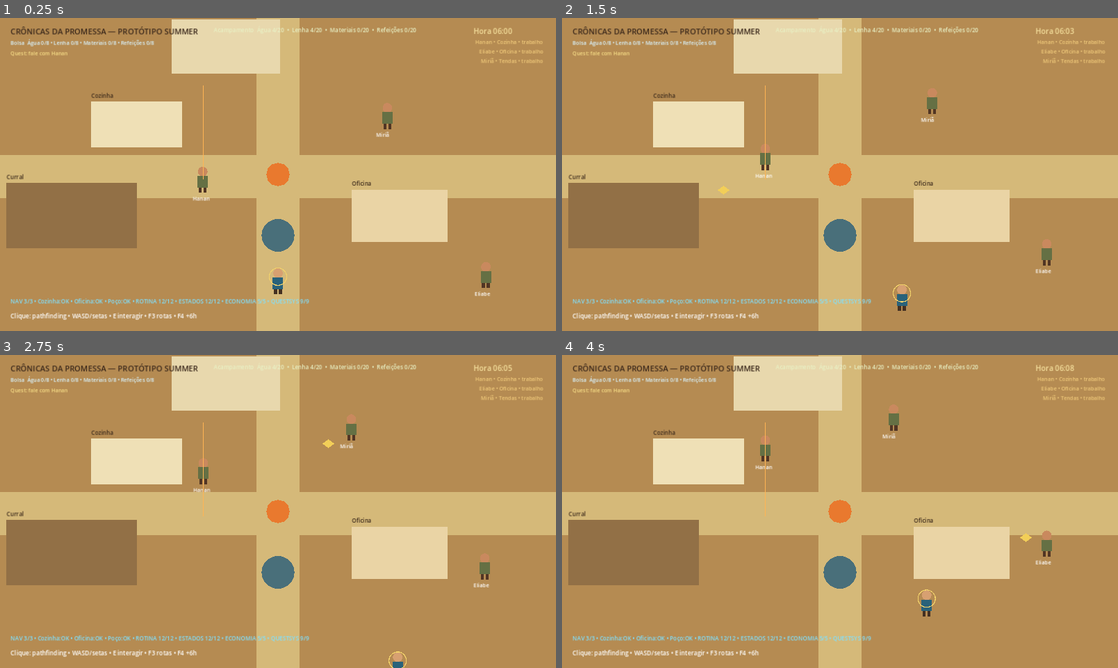
Above: before the commit, frames 1-4 (two rows, left to right).
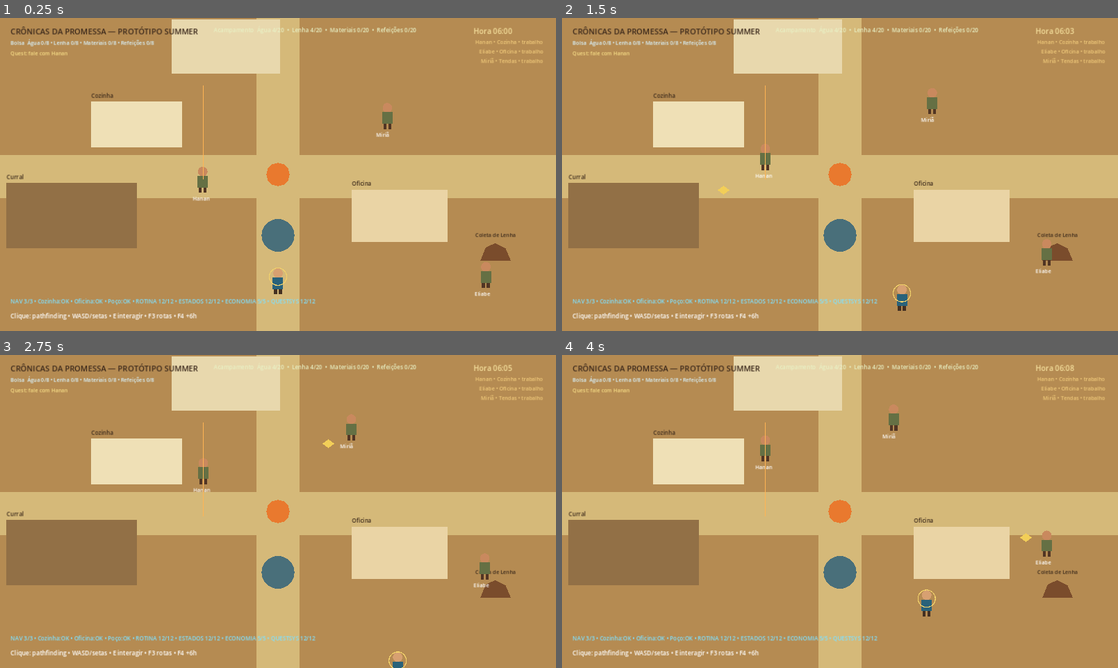
Above: after the commit, the same moments.

Repository: heitoribeiro/cronicas-da-promessa-web
Game: Godot game, scene res://scenes/main.tscn
The game is run twice, just before and just after one commit, with the same random seed, the same clock (stepped at 60 frames per second) and the same inputs.
Inputs (mouse positions are in pixels of both pictures, inside the frame that each line leads up to):
- Up to frame 1 (0.25 s): no input
- Up to frame 2 (1.5 s): tap Enter at 0.5 s; move the mouse to (962, 158) at 0.52 s; hold D 0.53-1.28 s; tap E at 0.6, 1.35 s; click (962, 158) at 0.67 s; move the mouse to (728, 190) at 1.27 s; hold S from 1.28 s (still down); click (728, 190) at 1.42 s
- Up to frame 3 (2.75 s): move the mouse to (333, 442) at 2.02 s; release S at 2.03 s; hold D from 2.03 s (still down); tap E at 2.1 s; click (333, 442) at 2.17 s
- Up to frame 4 (4 s): move the mouse to (812, 574) at 2.77 s; release D at 2.78 s; hold W 2.78-3.53 s; tap E at 2.85, 3.6 s; click (812, 574) at 2.92 s; move the mouse to (1006, 558) at 3.52 s; hold A from 3.53 s (still down); click (1006, 558) at 3.67 s

The runs differ from the first frame. In frame 1, 0.3% of the frame differs, in the area x 53-93%, y 68-92%; in frame 2, 0.2%; in frame 3, 0.3%; in frame 4, 0.3%.

Commit message:
feat: add Eliabe wood collection quest and multi-NPC dialogue control

Diff:
--- a/summer-prototype/scripts/main.gd
+++ b/summer-prototype/scripts/main.gd
@@ -32,11 +32,14 @@
 var inventory_label: Label
 var quest_label: Label
 var active_interaction_target := ""
+var active_dialogue_npc: PrototypeNPC
 
 const RESOURCE_CAP := 20
 const PLAYER_RESOURCE_CAP := 8
 const WELL_POSITION := Vector2(640, 500)
+const WOOD_GATHER_POSITION := Vector2(1140, 540)
 const FIRST_QUEST_ID := "water_kitchen"
+const SECOND_QUEST_ID := "wood_workshop"
 
 const QUEST_DEFINITIONS := {
 	"water_kitchen": {
@@ -45,6 +48,13 @@
 		"requirements": {"agua": 2},
 		"start_text": "A Cozinha precisa de água. Vá até o Poço, recolha 2 unidades de Água e traga-as para mim.",
 		"complete_text": "Muito bem. A Água foi entregue à Cozinha. A missão está concluída."
+	},
+	"wood_workshop": {
+		"title": "Lenha para a Oficina",
+		"giver": "Eliabe",
+		"requirements": {"lenha": 3},
+		"start_text": "Precisamos reforçar o trabalho da Oficina. Vá até a área de coleta e traga 3 unidades de Lenha.",
+		"complete_text": "Excelente. Essa Lenha manterá a Oficina funcionando. A missão está concluída."
 	}
 }
 
@@ -99,15 +109,23 @@
 	_update_resource_ui()
 
 	var hanan_nearby := player.global_position.distance_to(hanan.global_position) <= 82.0
+	var eliabe_nearby := eliabe != null and player.global_position.distance_to(eliabe.global_position) <= 82.0
 	var well_nearby := player.global_position.distance_to(WELL_POSITION) <= 92.0
+	var wood_nearby := player.global_position.distance_to(WOOD_GATHER_POSITION) <= 92.0
 
 	active_interaction_target = ""
 	if hanan_nearby:
 		active_interaction_target = "hanan"
 		prompt_label.text = "CLIQUE / E — Falar com Hanan"
+	elif eliabe_nearby:
+		active_interaction_target = "eliabe"
+		prompt_label.text = "CLIQUE / E — Falar com Eliabe"
 	elif well_nearby:
 		active_interaction_target = "well"
 		prompt_label.text = "CLIQUE / E — Recolher água do Poço"
+	elif wood_nearby:
+		active_interaction_target = "wood"
+		prompt_label.text = "CLIQUE / E — Recolher Lenha"
 
 	prompt_panel.visible = active_interaction_target != "" and not dialogue_panel.visible
 
@@ -115,12 +133,10 @@
 func _unhandled_input(event: InputEvent) -> void:
 	if dialogue_panel.visible:
 		if event is InputEventKey and event.pressed:
-			dialogue_panel.visible = false
-			hanan.paused = false
+			_close_dialogue()
 			return
 		if event is InputEventMouseButton and event.pressed:
-			dialogue_panel.visible = false
-			hanan.paused = false
+			_close_dialogue()
 			return
 		return
 
@@ -182,6 +198,7 @@
 	_create_static_rect("Curral", Vector2(165, 455), Vector2(300, 150), Color("#927046"))
 
 	_create_well(Vector2(640, 500))
+	_create_resource_pile(WOOD_GATHER_POSITION, "Coleta de Lenha")
 	_create_campfire(Vector2(640, 360))
 	_create_world_bounds()
 
@@ -595,10 +612,23 @@
 	_update_resource_ui()
 	return true
 
+func _next_available_quest_for_giver(giver_name: String) -> String:
+	if giver_name == "Hanan":
+		if not _quest_is_completed(FIRST_QUEST_ID) and (active_quest_id == "" or active_quest_id == FIRST_QUEST_ID):
+			return FIRST_QUEST_ID
+	if giver_name == "Eliabe":
+		if not _quest_is_completed(FIRST_QUEST_ID):
+			return ""
+		if not _quest_is_completed(SECOND_QUEST_ID) and (active_quest_id == "" or active_quest_id == SECOND_QUEST_ID):
+			return SECOND_QUEST_ID
+	return ""
+
 func _quest_progress_text() -> String:
 	if active_quest_id == "":
+		if _quest_is_completed(SECOND_QUEST_ID):
+			return "Quests concluídas: %s • %s" % [_quest_title(FIRST_QUEST_ID), _quest_title(SECOND_QUEST_ID)]
 		if _quest_is_completed(FIRST_QUEST_ID):
-			return "Quest concluída: %s" % _quest_title(FIRST_QUEST_ID)
+			return "Quest concluída: %s • fale com Eliabe" % _quest_title(FIRST_QUEST_ID)
 		return "Quest: fale com Hanan"
 
 	var requirements := _quest_requirements(active_quest_id)
@@ -626,8 +656,12 @@
 	match active_interaction_target:
 		"hanan":
 			_interact_with_hanan()
+		"eliabe":
+			_interact_with_eliabe()
 		"well":
 			_collect_water_from_well()
+		"wood":
+			_collect_wood()
 
 func _collect_water_from_well() -> void:
 	if int(player_inventory.get("agua", 0)) >= PLAYER_RESOURCE_CAP:
@@ -638,7 +672,31 @@
 	print("[PLAYERRESOURCE] Água +", added, " • Bolsa=", player_inventory["agua"])
 	_show_system_dialogue("Poço", "Você recolheu 1 unidade de Água. %s" % _quest_progress_text())
 
+func _collect_wood() -> void:
+	if int(player_inventory.get("lenha", 0)) >= PLAYER_RESOURCE_CAP:
+		_show_system_dialogue("Área de Coleta", "Sua Bolsa já está no limite de Lenha.")
+		return
+
+	var added := _player_add_resource("lenha", 1)
+	print("[PLAYERRESOURCE] Lenha +", added, " • Bolsa=", player_inventory["lenha"])
+	_show_system_dialogue("Área de Coleta", "Você recolheu 1 unidade de Lenha. %s" % _quest_progress_text())
+
+func _open_npc_dialogue(npc: PrototypeNPC, title: String) -> void:
+	active_dialogue_npc = npc
+	if active_dialogue_npc != null:
+		active_dialogue_npc.paused = true
+	dialogue_panel.visible = true
+	prompt_panel.visible = false
+	dialogue_title.text = title
+
+func _close_dialogue() -> void:
+	dialogue_panel.visible = false
+	if active_dialogue_npc != null:
+		active_dialogue_npc.paused = false
+	active_dialogue_npc = null
+
 func _show_system_dialogue(title: String, text: String) -> void:
+	active_dialogue_npc = null
 	dialogue_title.text = title
 	dialogue_text.text = text
 	dialogue_panel.visible = true
@@ -649,14 +707,19 @@
 	var one_water := {"agua": 1}
 	var enough_water := {"agua": 2}
 	var requirements := _quest_requirements(FIRST_QUEST_ID)
+	var wood_requirements := _quest_requirements(SECOND_QUEST_ID)
 	var overflow_split := _delivery_split(20, 2)
 	var partial_split := _delivery_split(19, 2)
 	var definition := _get_quest_definition(FIRST_QUEST_ID)
+	var wood_definition := _get_quest_definition(SECOND_QUEST_ID)
 
 	var checks: Array[bool] = [
 		not definition.is_empty(),
 		String(definition.get("giver", "")) == "Hanan",
 		int(requirements.get("agua", 0)) == 2,
+		not wood_definition.is_empty(),
+		String(wood_definition.get("giver", "")) == "Eliabe",
+		int(wood_requirements.get("lenha", 0)) == 3,
 		not _inventory_has_requirements(empty_inventory, requirements),
 		not _inventory_has_requirements(one_water, requirements),
 		_inventory_has_requirements(enough_water, requirements),
@@ -1054,10 +1117,7 @@
 	)
 
 func _interact_with_hanan() -> void:
-	hanan.paused = true
-	dialogue_panel.visible = true
-	prompt_panel.visible = false
-	dialogue_title.text = "Hanan — %s — %s" % [_format_game_time(), _activity_display_name(String(current_npc_activities.get("Hanan", "wait")))]
+	_open_npc_dialogue(hanan, "Hanan — %s — %s" % [_format_game_time(), _activity_display_name(String(current_npc_activities.get("Hanan", "wait")))])
 
 	if not _quest_is_completed(FIRST_QUEST_ID) and active_quest_id == "":
 		var definition := _get_quest_definition(FIRST_QUEST_ID)
@@ -1076,6 +1136,29 @@
 	else:
 		dialogue_text.text = "Conclua a missão ativa antes de iniciar outra tarefa."
 
+func _interact_with_eliabe() -> void:
+	_open_npc_dialogue(eliabe, "Eliabe — %s — %s" % [_format_game_time(), _activity_display_name(String(current_npc_activities.get("Eliabe", "wait")))])
+
+	var quest_id := _next_available_quest_for_giver("Eliabe")
+	if quest_id == SECOND_QUEST_ID and active_quest_id == "":
+		var definition := _get_quest_definition(SECOND_QUEST_ID)
+		if _start_quest(SECOND_QUEST_ID):
+			dialogue_text.text = String(definition.get("start_text", "Uma nova missão foi iniciada."))
+	elif active_quest_id == SECOND_QUEST_ID:
+		var requirements := _quest_requirements(SECOND_QUEST_ID)
+		if _inventory_has_requirements(player_inventory, requirements):
+			if _deliver_quest_resources(SECOND_QUEST_ID):
+				var definition := _get_quest_definition(SECOND_QUEST_ID)
+				dialogue_text.text = String(definition.get("complete_text", "Missão concluída."))
+		else:
+			dialogue_text.text = "Ainda precisamos dos recursos. %s" % _quest_progress_text()
+	elif not _quest_is_completed(FIRST_QUEST_ID):
+		dialogue_text.text = "Hanan ainda precisa de sua ajuda na Cozinha. Conclua essa tarefa primeiro."
+	elif _quest_is_completed(SECOND_QUEST_ID):
+		dialogue_text.text = "A Lenha já foi entregue. A Oficina está abastecida."
+	else:
+		dialogue_text.text = "Conclua a missão ativa antes de iniciar outra tarefa."
+
 func _create_path(rect: Rect2, color: Color) -> void:
 	var polygon := Polygon2D.new()
 	polygon.polygon = PackedVector2Array([
@@ -1135,6 +1218,23 @@
 	visual.color = Color("#496f7a")
 	body.add_child(visual)
 
+func _create_resource_pile(center: Vector2, label_text: String) -> void:
+	var visual := Polygon2D.new()
+	visual.position = center
+	visual.polygon = PackedVector2Array([
+		Vector2(-34, 18), Vector2(-22, -12), Vector2(0, -22),
+		Vector2(24, -10), Vector2(36, 18)
+	])
+	visual.color = Color("#7a4c2c")
+	add_child(visual)
+
+	var label := Label.new()
+	label.text = label_text
+	label.position = center + Vector2(-46, -50)
+	label.add_theme_font_size_override("font_size", 12)
+	label.add_theme_color_override("font_color", Color("#3c2a1b"))
+	add_child(label)
+
 func _create_campfire(center: Vector2) -> void:
 	var visual := Polygon2D.new()
 	visual.position = center
